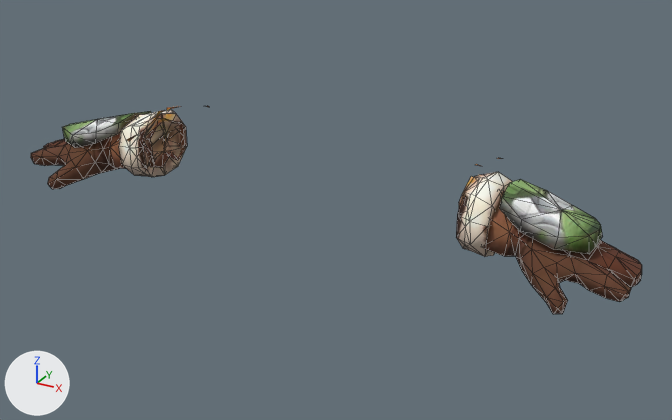
The glTF model public/models/outfits/leafbear_gloves.glb: old version first, new version second.
One viewpoint serves both versions: a camera (50 mm lens) standing at (0.697, -1.169, 1.311) and looking at (0.05, 0.009, 0.722). The axes (+X, +Y, +Z) are drawn at lower left. The lights are the same throughout. The older version comes first. Mesh edges are drawn as thin lines. Where no turn or scale is listed for an object, it has been applied to the vertices. Vertices at exactly the same position are counted once.

Objects in the first picture: 'leafbear_gloves'.
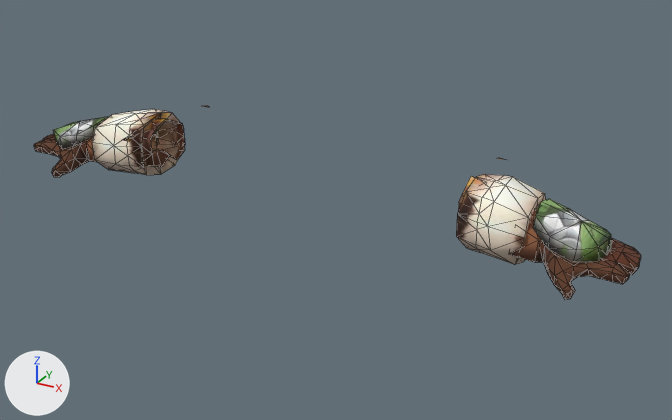
The change, as JSON lines over the scene's bpy script:
```json
{"block": "me_leafbear_gloves", "where": "# used by ob_leafbear_gloves; location = (0.0, 0.0, 0.0)"}
{"op": "remove", "block": "me_leafbear_gloves", "code": "me_leafbear_gloves.from_pydata(...)  # 450 vertices, 804 faces; spans x -0.523..0.523, y -0.116..0.125, z 0.697..0.838"}
{"op": "add", "block": "me_leafbear_gloves", "code": "me_leafbear_gloves.from_pydata(...)  # 436 vertices, 792 faces; spans x -0.52..0.52, y -0.097..0.125, z 0.714..0.833"}
{"block": "me_leafbear_gloves", "change": "me_leafbear_gloves part 1: the loose piece of 97 vertices spanning x -0.523..-0.316, y -0.116..0.044, z 0.698..0.816 is rebuilt with 97 vertices and now spans x -0.52..-0.365, y -0.097..0.027, z 0.715..0.813"}
{"block": "me_leafbear_gloves", "change": "me_leafbear_gloves part 2: the loose piece of 96 vertices spanning x 0.311..0.523, y -0.116..0.045, z 0.697..0.817 is rebuilt with 96 vertices and now spans x 0.353..0.52, y -0.097..0.03, z 0.714..0.811"}
{"block": "me_leafbear_gloves", "change": "me_leafbear_gloves part 3: the loose piece of 65 vertices spanning x 0.272..0.323, y -0.059..0.069, z 0.713..0.823 is rebuilt with 65 vertices and now spans x 0.272..0.376, y -0.064..0.063, z 0.717..0.823"}
{"block": "me_leafbear_gloves", "change": "me_leafbear_gloves part 4: the loose piece of 65 vertices spanning x -0.326..-0.276, y -0.063..0.068, z 0.717..0.831 is rebuilt with 64 vertices and now spans x -0.379..-0.279, y -0.066..0.061, z 0.722..0.833"}
{"block": "me_leafbear_gloves", "change": "me_leafbear_gloves part 5: the loose piece of 25 vertices spanning x -0.468..-0.333, y -0.069..0.057, z 0.767..0.825 is rebuilt with 25 vertices and now spans x -0.48..-0.383, y -0.073..0.03, z 0.762..0.814"}
{"block": "me_leafbear_gloves", "change": "me_leafbear_gloves part 6: the loose piece of 24 vertices spanning x 0.329..0.464, y -0.067..0.056, z 0.766..0.827 is rebuilt with 24 vertices and now spans x 0.38..0.479, y -0.074..0.029, z 0.762..0.814"}
{"block": "me_leafbear_gloves", "change": "me_leafbear_gloves part 7"}
{"block": "me_leafbear_gloves", "change": "30 vertices are removed from x -0.294..-0.272, y -0.093..0.124, z 0.741..0.821"}
{"block": "me_leafbear_gloves", "change": "55 faces are deleted"}
{"block": "me_leafbear_gloves", "change": "30 vertices are added at x -0.318..-0.272, y -0.093..0.123, z 0.742..0.818"}
{"block": "me_leafbear_gloves", "change": "55 new faces join them"}
{"block": "me_leafbear_gloves", "change": "me_leafbear_gloves part 8"}
{"block": "me_leafbear_gloves", "change": "12 vertices are removed from x 0.272..0.284, y -0.041..0.122, z 0.733..0.824"}
{"block": "me_leafbear_gloves", "change": "26 faces are deleted"}
{"block": "me_leafbear_gloves", "change": "12 vertices are added at x 0.272..0.297, y -0.043..0.121, z 0.733..0.824"}
{"block": "me_leafbear_gloves", "change": "26 new faces join them"}
{"block": "me_leafbear_gloves", "change": "other edits to the shape of me_leafbear_gloves do not show in these pictures"}
```

Where the change shows, as pixel boxes (x1, y1, x2, y2) in the pictures (672 x 420 px; the box of a moved part takes in the faces that stretch with it):
```json
{"object": "leafbear_gloves", "change": "reshaped", "before": [31, 106, 642, 314], "after": [34, 106, 641, 300], "on screen": "7% shorter"}
{"part": 1, "of": "me_leafbear_gloves", "change": "rebuilt", "before": [31, 132, 126, 189], "after": [34, 134, 97, 177]}
{"part": 2, "of": "me_leafbear_gloves", "change": "rebuilt", "before": [482, 191, 642, 314], "after": [509, 204, 641, 300], "on screen": "17% narrower, 22% shorter"}
{"part": 3, "of": "me_leafbear_gloves", "change": "rebuilt", "before": [456, 172, 513, 256], "after": [456, 174, 545, 265], "on screen": "55% wider, 8% taller"}
{"part": 4, "of": "me_leafbear_gloves", "change": "rebuilt", "before": [119, 110, 187, 177], "after": [92, 109, 185, 175], "on screen": "36% wider"}
{"part": 5, "of": "me_leafbear_gloves", "change": "rebuilt", "before": [63, 111, 151, 148], "after": [53, 117, 108, 149]}
{"part": 6, "of": "me_leafbear_gloves", "change": "rebuilt", "before": [499, 179, 602, 254], "after": [533, 199, 611, 262], "on screen": "24% narrower, 16% shorter"}
{"part": 7, "of": "me_leafbear_gloves", "change": "moved or reshaped", "before": [127, 106, 209, 168], "after": [123, 106, 209, 167]}
{"part": 8, "of": "me_leafbear_gloves", "change": "moved or reshaped", "before": [459, 158, 501, 208], "after": [459, 158, 505, 208]}
```
